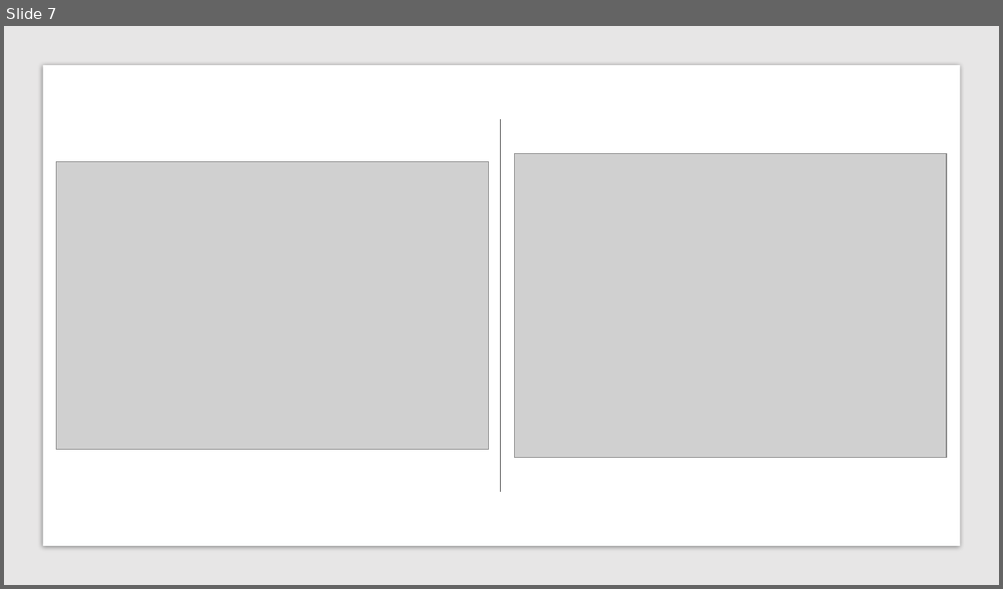
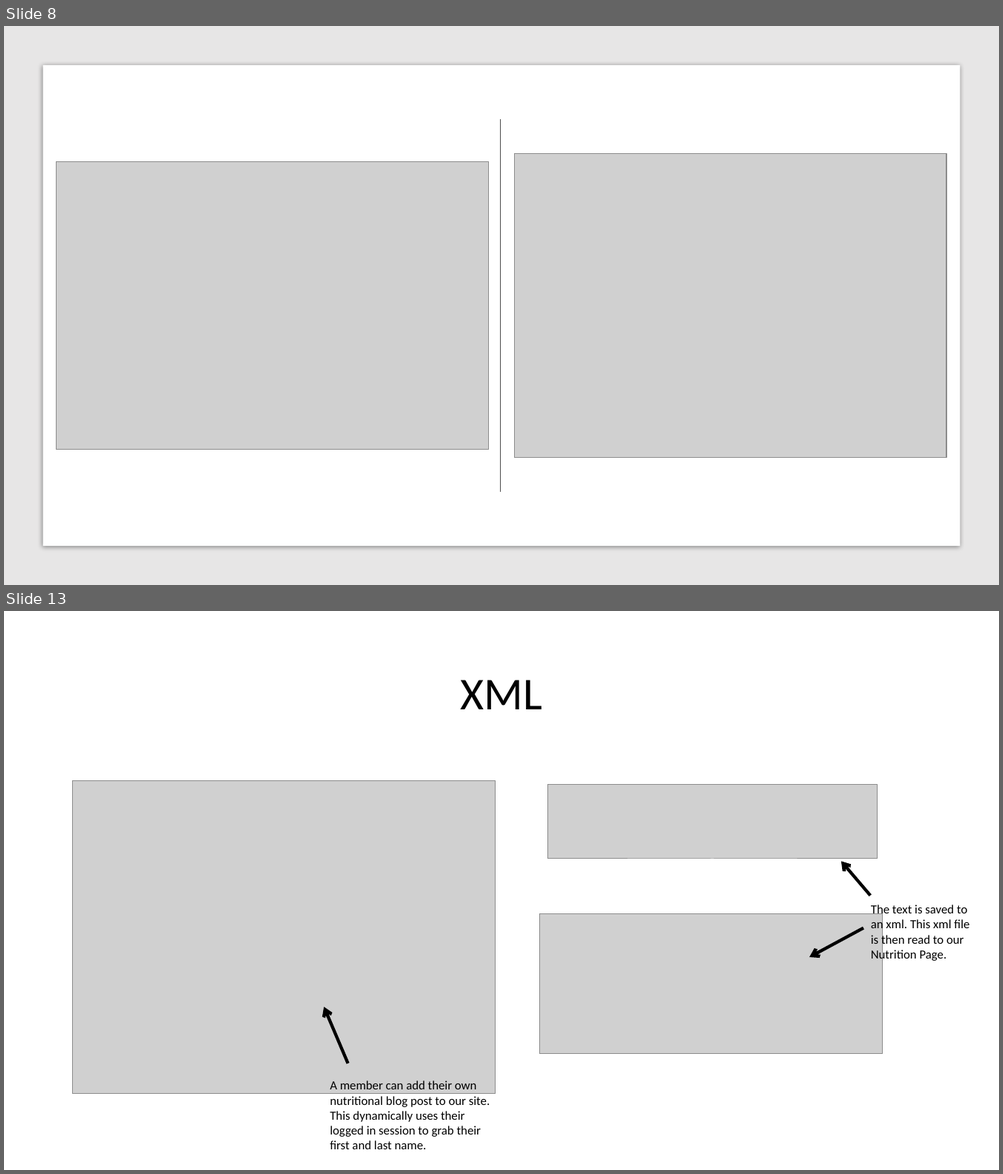
Before and after one commit to Madmurt/CA-ASP.NET-MVC-Project, a slide deck: Jim’s Gym.pptx. Shown one above the other, each under a label of ours: slide 7 before the commit, slides 8 and 13 after it; the slides between them are not shown. The pictures are 1003x589 and 1003x1174 pixels, drawn with LibreOffice and Linux fonts; fonts in the diff are those of the drawing; grey boxes stand for pictures. Boxes give left, top, right and bottom in pixels: in the first picture for what was removed or moved away, otherwise in the second. Text is boxed around its words. In the diff, an @@ line names an element or a change of style, - is before the commit and + after.

```diff
--- a/Jim’s Gym.pptx
+++ b/Jim’s Gym.pptx
@@ slide 13 added at [4,611,999,1170], background #FFFFFF @@
@@ title added at [461,680,542,709], 44 pt, text #000000 @@
+XML
@@ picture added at [73,780,495,1093] @@
@@ picture added at [547,784,877,859] @@
@@ arrow added from (871, 896) to (841, 862), #000000 3 pt @@
@@ picture added at [539,914,882,1055] @@
@@ text added at [871,905,969,962], 12 pt, text #000000 @@
+The text is saved to an xml. This xml file is then read to our Nutrition Page.
@@ arrow added from (864, 928) to (809, 957), #000000 3 pt @@
@@ arrow added from (348, 1064) to (324, 1007), #000000 3 pt @@
@@ text added at [330,1081,489,1150], 12 pt, text #000000 @@
+A member can add their own nutritional blog post to our site. This dynamically uses their logged in session to grab their first and last name.
@@ what was slide 7 is now slide 8 @@
```
Also in this commit, not shown: 3 slides changed, 7 other slides added, 1 slide removed, 17 other files.
